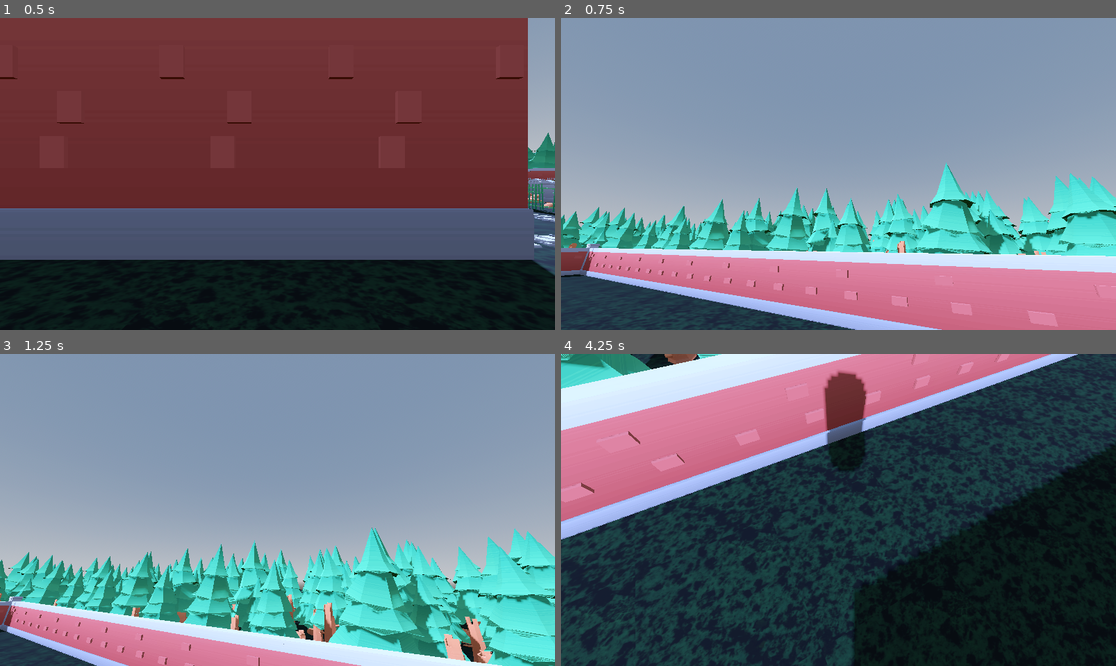
Above: before the commit, frames 1-4 (two rows, left to right).
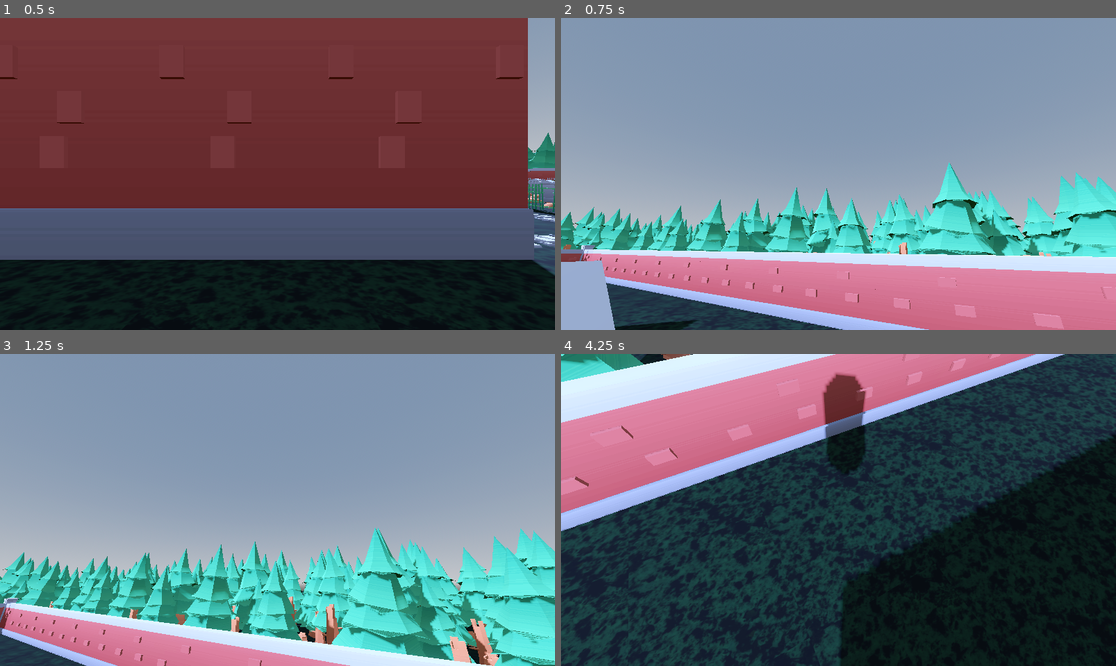
Above: after the commit, the same moments.

Repository: BizzaroErik/GodotFPV
Game: Godot game, scene res://Scenes/world.tscn
Same seed, same stepped clock (60 frames per second), same inputs: the game is played once before the commit and once after it.
Inputs (mouse positions are in pixels of both pictures, inside the frame that each line leads up to):
- Up to frame 1 (0.5 s): no input
- Up to frame 2 (0.75 s): tap Enter at 0.5 s; move the mouse to (960, 158) at 0.52 s; hold D (right) from 0.53 s (still down); tap Space (jump) at 0.6 s
- Up to frame 3 (1.25 s): keep holding D (right); tap Space (jump) at 0.77, 1.07 s
- Up to frame 4 (4.25 s): move the mouse to (727, 525) at 1.27 s; release D (right) at 1.28 s; hold S (down) 1.28-2.03 s; tap Shift (sprint) at 1.35, 2.85 s; tap Space (jump) at 1.52, 1.55, 1.82, 2.1, 2.75, 3.02, 3.05, 3.32, 3.6, 3.77, 4.07 s; move the mouse to (894, 441) at 2.02 s; hold D (right) 2.03-2.78 s; move the mouse to (810, 572) at 2.77 s; hold W (up) 2.78-3.53 s; move the mouse to (1005, 556) at 3.52 s; hold A (left) from 3.53 s (still down)

Frame 1 is identical in both runs. In frame 2, 9.9% of the frame differs, in the area x 0-100%, y 46-100%; in frame 3, 11%; in frame 4, 19%, in the area x 0-100%, y 0-100%.

Commit message:
add zombie model

Diff:
--- a/Scenes/player.tscn
+++ b/Scenes/player.tscn
@@ -1,10 +1,11 @@
-[gd_scene load_steps=8 format=3 uid="uid://bvk1br1q2sb0r"]
+[gd_scene load_steps=9 format=3 uid="uid://bvk1br1q2sb0r"]
 
 [ext_resource type="Script" path="res://Scripts/Player/player.gd" id="1_0yhlo"]
 [ext_resource type="Script" path="res://Scripts/Player/State/state_machine.gd" id="2_gx4py"]
 [ext_resource type="Script" path="res://Scripts/Player/State/idle.gd" id="3_2gvbo"]
 [ext_resource type="Script" path="res://Scripts/Player/State/jumping.gd" id="3_ajvst"]
 [ext_resource type="Script" path="res://Scripts/Player/State/running.gd" id="4_ip0my"]
+[ext_resource type="Script" path="res://Scripts/falling.gd" id="6_bwcwx"]
 
 [sub_resource type="CapsuleMesh" id="CapsuleMesh_id2r2"]
 
@@ -44,3 +45,6 @@
 script = ExtResource("3_ajvst")
 idle_state = NodePath("../Idle")
 running_state = NodePath("../Running")
+
+[node name="Falling" type="Node" parent="state_machine"]
+script = ExtResource("6_bwcwx")
--- a/Scenes/world.tscn
+++ b/Scenes/world.tscn
@@ -1548,3 +1548,8 @@
 
 [node name="Trees153" parent="TreeBorder" instance=ExtResource("14_wblhv")]
 transform = Transform3D(-1.73205, 0, -1, 0, 2, 0, 1, 0, -1.73205, -22.2219, -1, 43.7593)
+
+[node name="CSGBox3D" type="CSGBox3D" parent="."]
+transform = Transform3D(0.846286, -0.532729, 0, 0.532729, 0.846286, 0, 0, 0, 1, 8, -1.83197, 16)
+use_collision = true
+size = Vector3(4, 4, 4)
--- /dev/null
+++ b/Scenes/zombie.tscn
@@ -0,0 +1,105 @@
+[gd_scene load_steps=2 format=3 uid="uid://k0rmki6fc0f3"]
+
+[ext_resource type="PackedScene" uid="uid://ddn6oyadkytha" path="res://Assets/CharacterModels/zombie.glb" id="1_usirl"]
+
+[node name="Zombie" instance=ExtResource("1_usirl")]
+
+[node name="Skeleton3D" parent="Armature_003" index="0"]
+bones/0/position = Vector3(-0.0216806, 0.67736, -91.5618)
+bones/0/rotation = Quaternion(-0.629719, -0.105772, 0.112167, 0.76137)
+bones/1/position = Vector3(-0.00242606, 12.7775, 0.315251)
+bones/1/rotation = Quaternion(0.0647453, -0.0144727, -0.00393535, 0.997789)
+bones/2/rotation = Quaternion(0.109123, -0.0289779, -0.00931842, 0.993562)
+bones/3/position = Vector3(2.38046e-06, 8.65112, 5.62991e-06)
+bones/3/rotation = Quaternion(0.109344, -0.0288378, -0.00968777, 0.993538)
+bones/4/position = Vector3(-9.574e-07, 21.2425, -0.842532)
+bones/4/rotation = Quaternion(-0.0716668, 0.025936, -0.0137483, 0.996997)
+bones/5/rotation = Quaternion(-0.264462, 0.118092, -0.0290143, 0.956699)
+bones/9/position = Vector3(6.57015, 17.5956, -2.76176)
+bones/9/rotation = Quaternion(-0.539561, -0.462687, 0.544719, -0.445059)
+bones/10/position = Vector3(-4.83719e-06, 12.1385, 5.52342e-06)
+bones/10/rotation = Quaternion(0.289556, 0.0200395, 0.28458, 0.913658)
+bones/11/position = Vector3(-6.58347e-06, 18.4696, -2.89453e-06)
+bones/11/rotation = Quaternion(-4.62786e-07, 1.83363e-07, 0.621453, 0.783452)
+bones/12/position = Vector3(-2.90856e-06, 29.5088, -2.16153e-06)
+bones/12/rotation = Quaternion(-0.215791, 0.0740998, 0.0740244, 0.970806)
+bones/13/position = Vector3(-9.22389, 10.7665, 2.38609)
+bones/13/rotation = Quaternion(0.171652, 0.0844458, 0.347462, 0.917973)
+bones/14/position = Vector3(1.07288e-05, 6.33226, -7.62942e-06)
+bones/14/rotation = Quaternion(0.00321594, -0.0847584, -0.32897, 0.940523)
+bones/15/position = Vector3(1.19206e-06, 5.98995, 4.76837e-06)
+bones/15/rotation = Quaternion(-0.0206661, -0.0545274, -0.184793, 0.981046)
+bones/16/position = Vector3(7.15262e-06, 5.74295, 5.24519e-06)
+bones/17/position = Vector3(-6.40379, 26.4943, -0.170995)
+bones/17/rotation = Quaternion(-0.174362, -1.98902e-07, 0.0210255, 0.984457)
+bones/18/position = Vector3(2.76583e-06, 8.79287, 6.39049e-06)
+bones/18/rotation = Quaternion(0.313227, 1.56541e-07, -0.0377697, 0.948927)
+bones/19/position = Vector3(-1.15061e-05, 10.0752, -8.38028e-06)
+bones/20/position = Vector3(0.00151355, 25.7911, 0.0166837)
+bones/20/rotation = Quaternion(-0.174495, -1.83652e-07, 0.0210415, 0.984433)
+bones/21/position = Vector3(6.83376e-06, 9.39401, -4.16842e-06)
+bones/21/rotation = Quaternion(0.313359, 4.36274e-07, -0.0377846, 0.948883)
+bones/22/position = Vector3(-5.75867e-06, 10.7719, -3.6791e-06)
+bones/23/position = Vector3(6.22733, 24.6876, -0.12784)
+bones/23/rotation = Quaternion(-0.113281, -2.02781e-07, 0.0136605, 0.993469)
+bones/24/rotation = Quaternion(0.313231, 4.93669e-07, -0.0377693, 0.948926)
+bones/25/position = Vector3(1.71362e-06, 9.92853, -1.11495e-05)
+bones/26/position = Vector3(12.817, 23.682, -0.108692)
+bones/26/rotation = Quaternion(-0.0780149, -0.00264394, -0.0264028, 0.996599)
+bones/27/position = Vector3(-1.58885e-06, 8.4251, 3.52514e-06)
+bones/27/rotation = Quaternion(0.317247, 0.0112479, -0.00417931, 0.948267)
+bones/28/position = Vector3(-4.00031e-06, 8.14697, 8.80189e-06)
+bones/29/position = Vector3(-6.57017, 17.5959, -2.76176)
+bones/29/rotation = Quaternion(0.61731, -0.393602, 0.546591, 0.406504)
+bones/30/position = Vector3(4.2645e-06, 12.1386, -4.12748e-06)
+bones/30/rotation = Quaternion(0.455219, -0.017625, -0.249909, 0.854406)
+bones/31/position = Vector3(-1.29398e-06, 18.4696, 2.5278e-07)
+bones/31/rotation = Quaternion(-1.72136e-06, -1.75413e-06, -0.723972, 0.68983)
+bones/32/position = Vector3(-4.38514e-06, 29.5089, 2.28373e-06)
+bones/32/rotation = Quaternion(-0.0321353, -0.392356, -0.00546038, 0.919236)
+bones/33/position = Vector3(9.22384, 10.7664, 2.38598)
+bones/33/rotation = Quaternion(0.168602, -0.0792027, -0.344239, 0.920217)
+bones/34/position = Vector3(8.36849e-05, 6.33229, 0.000114441)
+bones/34/rotation = Quaternion(0.00944512, 0.066987, 0.285117, 0.956102)
+bones/35/position = Vector3(-8.41617e-05, 5.99004, -4.93526e-05)
+bones/35/rotation = Quaternion(-0.0227756, 0.0623653, 0.190648, 0.979411)
+bones/36/position = Vector3(1.90735e-06, 5.74304, -7.15254e-07)
+bones/37/position = Vector3(6.40379, 26.4943, -0.170994)
+bones/37/rotation = Quaternion(-0.228924, 1.11983e-07, -0.0278783, 0.973045)
+bones/38/position = Vector3(1.0231e-06, 8.7925, -3.56043e-06)
+bones/38/rotation = Quaternion(0.354436, -1.66008e-07, 0.0431626, 0.934084)
+bones/39/position = Vector3(4.79616e-06, 10.076, 9.65852e-06)
+bones/40/position = Vector3(-0.00151857, 25.7911, 0.0160069)
+bones/40/rotation = Quaternion(-0.228924, -6.0538e-08, -0.0278777, 0.973045)
+bones/41/position = Vector3(-1.05569e-05, 9.3937, -2.85659e-06)
+bones/41/rotation = Quaternion(0.354436, -3.79874e-07, 0.0431617, 0.934084)
+bones/42/position = Vector3(4.45925e-08, 10.772, 1.57267e-06)
+bones/43/position = Vector3(-6.22732, 24.6876, -0.127995)
+bones/43/rotation = Quaternion(-0.146824, 1.55142e-07, -0.0178809, 0.989001)
+bones/44/position = Vector3(1.96037e-06, 9.39421, 1.57993e-05)
+bones/44/rotation = Quaternion(0.354436, -2.16359e-07, 0.0431623, 0.934084)
+bones/45/position = Vector3(8.50301e-06, 9.92801, -6.2725e-06)
+bones/46/position = Vector3(-12.817, 23.682, -0.108994)
+bones/46/rotation = Quaternion(-0.0894918, -2.557e-08, -0.010898, 0.995928)
+bones/47/position = Vector3(-8.14846e-07, 8.42509, 3.15384e-07)
+bones/47/rotation = Quaternion(0.354436, -5.78286e-08, 0.0431626, 0.934083)
+bones/48/position = Vector3(-5.55574e-06, 8.1467, 1.98893e-06)
+bones/49/position = Vector3(11.3941, -6.18781, -0.413858)
+bones/49/rotation = Quaternion(0.104986, 0.463086, 0.869524, -0.13586)
+bones/50/position = Vector3(-2.25127e-07, 32.5338, 4.38598e-05)
+bones/50/rotation = Quaternion(-0.492876, -0.0477655, 0.0229494, 0.868484)
+bones/51/position = Vector3(-6.19489e-08, 48.648, -3.03107e-06)
+bones/51/rotation = Quaternion(0.530509, -0.112186, 1.90712e-05, 0.840223)
+bones/52/position = Vector3(-1.73952e-05, 29, 1.80299e-05)
+bones/52/rotation = Quaternion(0.301648, -0.0523525, -0.0121407, 0.951904)
+bones/54/position = Vector3(-11.3941, -6.18778, -0.413856)
+bones/54/rotation = Quaternion(-0.130911, 0.379436, 0.902088, 0.158518)
+bones/55/position = Vector3(-5.58967e-06, 32.5338, 5.27783e-05)
+bones/55/rotation = Quaternion(-0.426615, 0.000434188, -0.0457542, 0.903275)
+bones/56/position = Vector3(-1.71944e-06, 48.6481, -8.30368e-06)
+bones/56/rotation = Quaternion(0.525039, 0.148299, 0.0767812, 0.834534)
+bones/57/position = Vector3(-1.22955e-05, 29, 1.50698e-05)
+bones/57/rotation = Quaternion(0.299816, 0.0519676, 0.0121297, 0.952503)
+bones/58/position = Vector3(1.88527e-06, 23.512, -4.82144e-06)
+
+[node name="CharacterBody3D" type="CharacterBody3D" parent="." index="2"]
--- a/Scripts/Player/State/jumping.gd
+++ b/Scripts/Player/State/jumping.gd
@@ -9,6 +9,7 @@
 var can_jump: bool = true
 
 func enter() -> void:
+	player.velocity.y = JUMP_VELOCITY
 	var input_dir := Input.get_vector("left", "right", "up", "down")
 	# input_dir returns a Vector2  (left/right -1 to 1, up/down -1 to 1), we want to alway ignore
 	# remove head.transform.basis to remove the look ability to change jump direction
--- a/Scripts/Player/State/running.gd
+++ b/Scripts/Player/State/running.gd
@@ -28,6 +28,9 @@
 		#Captures vertical change across the y axis of the mouse, applied to the camera's x axis which extends forward and back and rotates up and down
 		player.camera.rotate_x(deg_to_rad(-event.relative.y * look_sense))
 		player.camera.rotation.x = clamp(player.camera.rotation.x, deg_to_rad(-80), deg_to_rad(80))
+
+	if Input.is_action_just_pressed("jump") and player.is_on_floor():
+		return jumping_state
 	return null
 
 func process_frame(delta: float) -> State:
@@ -38,8 +41,7 @@
 	if not player.is_on_floor():
 		player.velocity += player.get_gravity() * delta
 	# Handle jump.
-	if Input.is_action_just_pressed("jump") and player.is_on_floor():
-		player.velocity.y = JUMP_VELOCITY
+
 	if Input.is_action_pressed("sprint"):
 		speed = SPRINT_SPEED
 	else:
--- /dev/null
+++ b/Scripts/falling.gd
@@ -0,0 +1,11 @@
+extends State
+
+
+# Called when the node enters the scene tree for the first time.
+func _ready() -> void:
+	pass # Replace with function body.
+
+
+# Called every frame. 'delta' is the elapsed time since the previous frame.
+func _process(delta: float) -> void:
+	pass
Not shown, added: Assets/CharacterModels/zombie.glb.import
Binary file added: Assets/CharacterModels/zombie_mremireh_body__diffuse.png
Not shown, added: Assets/CharacterModels/zombie_mremireh_body__diffuse.png.import
Not shown, added: Assets/CharacterModels/zombie_mremireh_body_normal.png.import
Not shown, added: Assets/CharacterModels/zombie_mremireh_body_specular.png.import
Binary file added: Assets/CharacterModels/zombie_mremireh_shoe_diffuse.png
Not shown, added: Assets/CharacterModels/zombie_mremireh_shoe_diffuse.png.import
Binary file added: Assets/CharacterModels/zombie_mremireh_shoe_normal.png
Not shown, added: Assets/CharacterModels/zombie_mremireh_shoe_normal.png.import
Binary file added: Assets/CharacterModels/zombie_mremireh_shoe_specular.png
Not shown, added: Assets/CharacterModels/zombie_mremireh_shoe_specular.png.import
Not shown, added: Assets/CharacterModels/zombie.glb
(and 2 more such lines)
